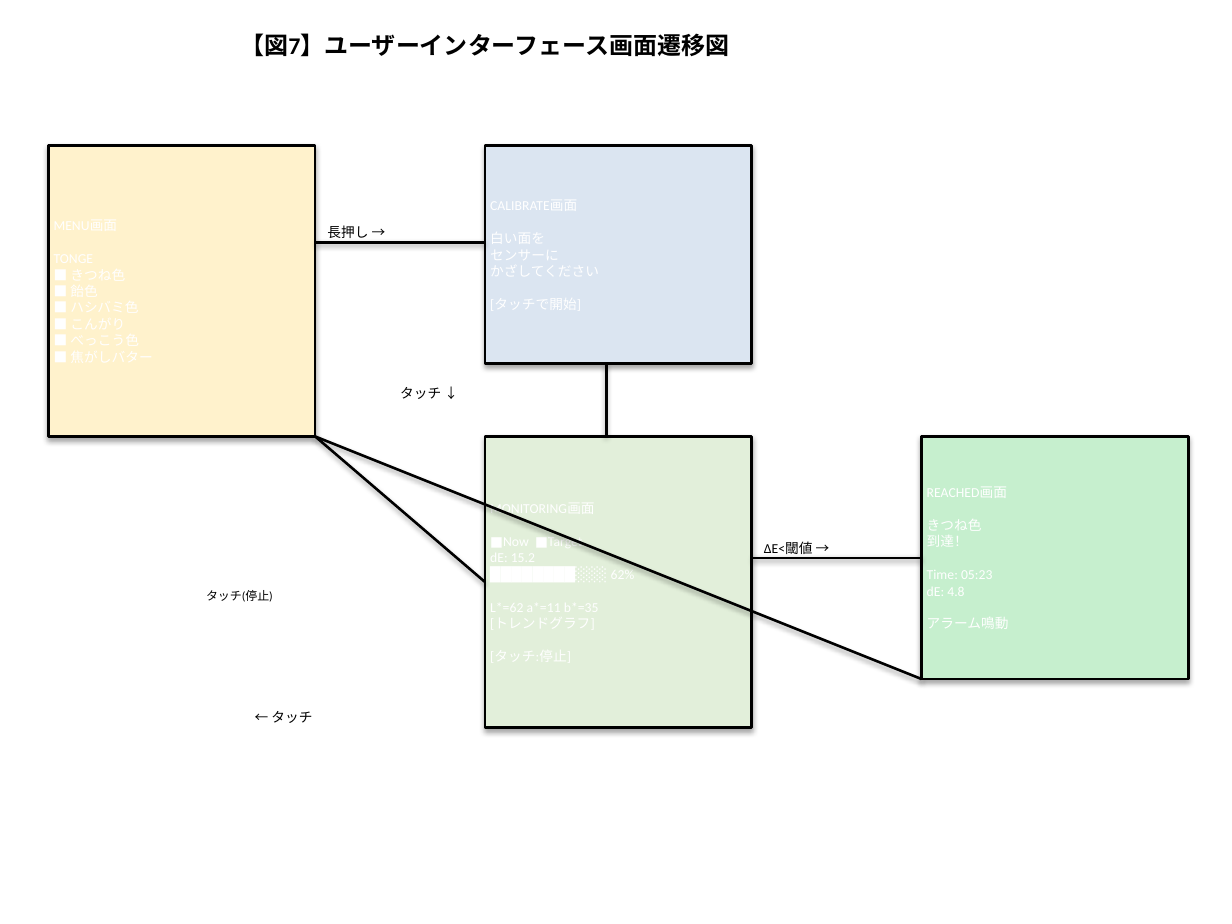
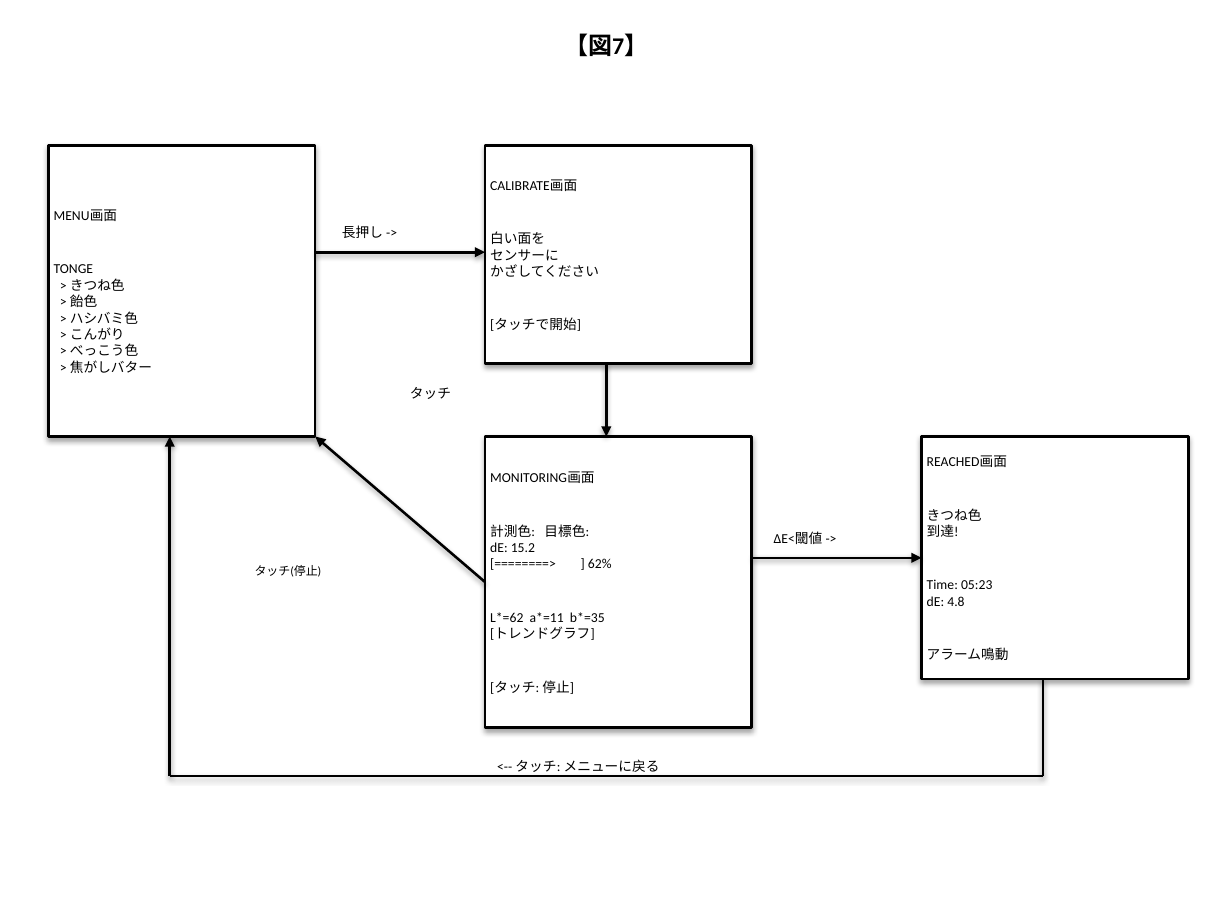
Before and after one commit to bougtoir/heat-accidents-mortality, a slide deck: slide 7 of color_cooking_concept/filing_docs/patent_figures.pptx. Drawn at 1232x924 pixels with LibreOffice and Linux fonts; fonts in the diff are those of the drawing. Boxes give left, top, right and bottom in pixels: in the first picture for what was removed or moved away, otherwise in the second. Text is boxed around its words. In the diff, an @@ line names an element or a change of style, - is before the commit and + after.

```diff
--- a/color_cooking_concept/filing_docs/patent_figures.pptx
+++ b/color_cooking_concept/filing_docs/patent_figures.pptx
@@ text at bbox=[564, 33, 648, 57]: text changed @@
-【図7】ユーザーインターフェース画面遷移図
+【図7】
@@ rectangle "MENU画面" at bbox=[48, 145, 315, 436]: fill #FFF2CC to #FFFFFF @@
@@ rectangle "CALIBRATE画面" at bbox=[485, 145, 753, 363]: fill #DBE5F1 to #FFFFFF @@
@@ text in rectangle at bbox=[490, 179, 599, 331]: text added @@
+CALIBRATE画面
+白い面を
+センサーに
+かざしてください
+[タッチで開始]
@@ text in rectangle at bbox=[54, 209, 152, 373]: text added @@
+MENU画面
+TONGE
+> きつね色
+> 飴色
+> ハシバミ色
+> こんがり
+> べっこう色
+> 焦がしバター
@@ text at bbox=[342, 225, 383, 238]: text changed @@
-長押し →
+長押し ->
@@ line moved from (315, 243) - (485, 243) to (315, 253) - (485, 253) @@
@@ line (315, 253) - (485, 253): line to arrow @@
@@ text at bbox=[410, 387, 451, 399]: text changed @@
-タッチ ↓
+タッチ
@@ line (606, 363) - (606, 436): line to arrow @@
@@ arrow added from (170, 776) to (170, 436), #000000 1.5 pt @@
@@ line (485, 582) - (315, 436): line to arrow @@
@@ rectangle "MONITORING画面" at bbox=[485, 436, 753, 727]: fill #E2EFDA to #FFFFFF @@
@@ rectangle "REACHED画面" at bbox=[922, 436, 1189, 679]: fill #C6EFCE to #FFFFFF @@
@@ text in rectangle at bbox=[490, 471, 612, 694]: text changed; text colour #FFFFFF to #000000 @@
-MONITORING画面
-■Now ■Target
-dE: 15.2
-████████░░░ 62%
-L*=62 a*=11 b*=35
-[トレンドグラフ]
-[タッチ:停止]
+MONITORING画面
+計測色: 目標色:
+dE: 15.2
+[========> ] 62%
+L*=62 a*=11 b*=35
+[トレンドグラフ]
+[タッチ: 停止]
@@ text in rectangle at bbox=[927, 455, 1009, 660]: text added @@
+REACHED画面
+きつね色
+到達!
+Time: 05:23
+dE: 4.8
+アラーム鳴動
@@ text at bbox=[774, 532, 823, 544]: text changed @@
-ΔE<閾値 →
+ΔE<閾値 ->
@@ text "タッチ(停止)": place and size @@
-text "タッチ(停止)" at bbox=[206, 590, 273, 602]
+text "タッチ(停止)" at bbox=[255, 565, 322, 577]
@@ line (752, 558) - (922, 558): line to arrow @@
@@ line moved from (922, 679) - (315, 436) to (1042, 679) - (1042, 776) @@
@@ line added from (1042, 776) to (170, 776), #000000 1.5 pt @@
@@ text at bbox=[515, 759, 660, 776]: text changed @@
-← タッチ
+<-- タッチ: メニューに戻る
```
Also in this commit, not shown: 6 other slides changed, 1 other file.
